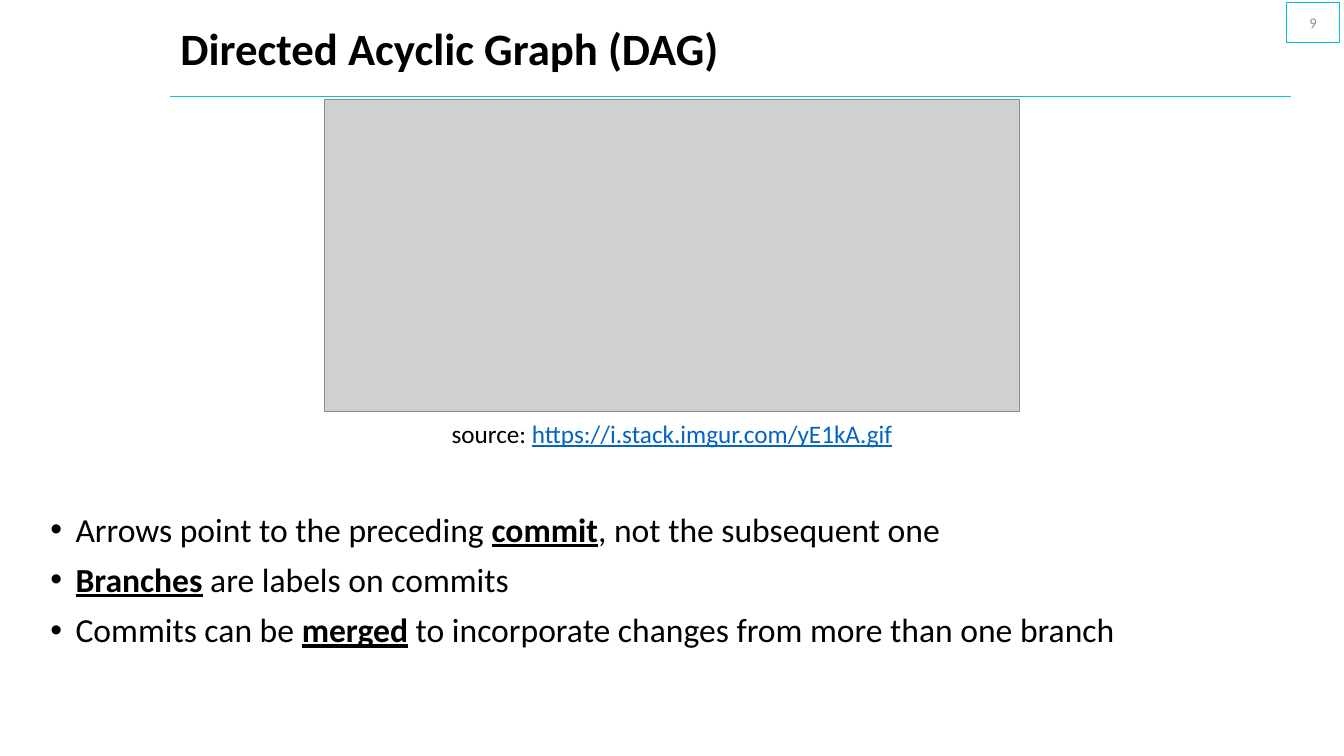
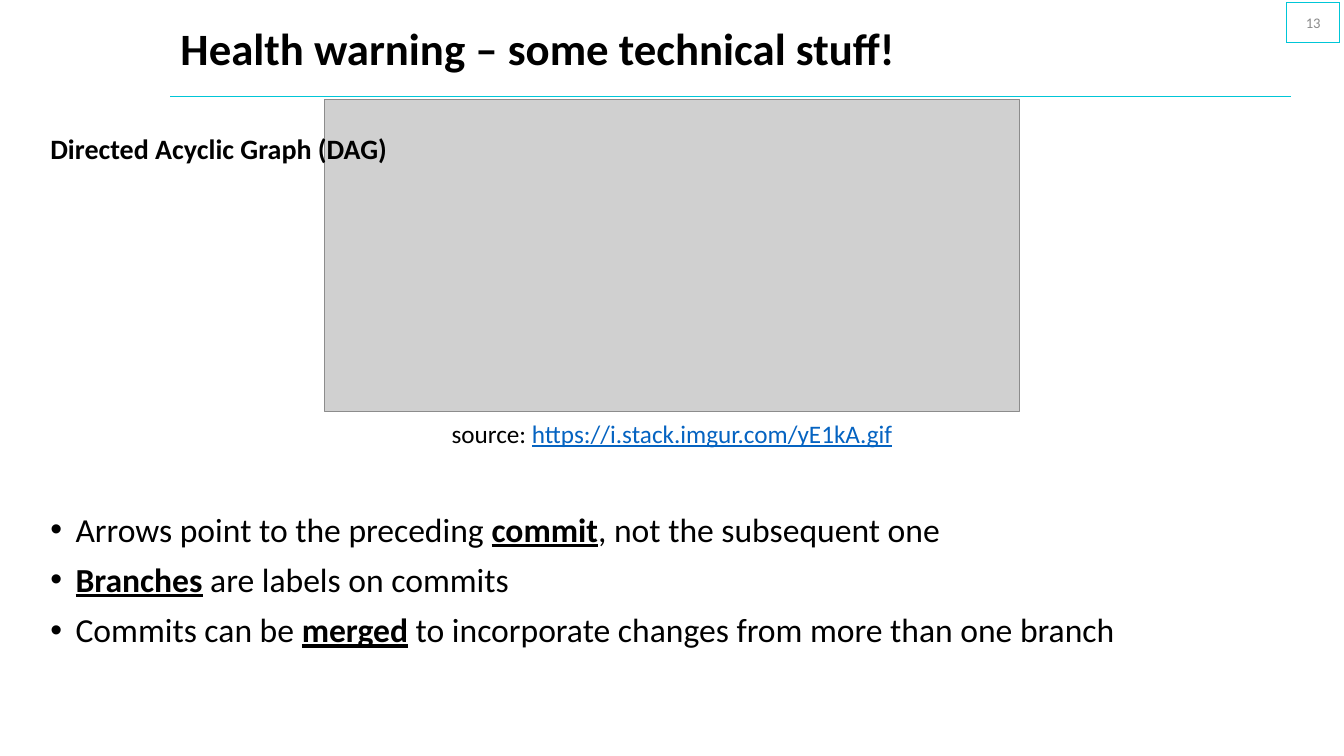
Before and after one commit to saidataanalytics/versioncontrol, a slide deck: slide 13 of SAI_Slides_Version_Control.pptx (slide 9 before the commit). Drawn at 1344x756 pixels with LibreOffice and Linux fonts; fonts in the diff are those of the drawing; grey boxes stand for pictures; background and template pictures are left out. Boxes give left, top, right and bottom in pixels: in the first picture for what was removed or moved away, otherwise in the second. Text is boxed around its words. In the diff, an @@ line names an element or a change of style, - is before the commit and + after.

```diff
--- a/SAI_Slides_Version_Control.pptx
+++ b/SAI_Slides_Version_Control.pptx
@@ page number at [1306,18,1321,28]: text changed @@
-9
+13
@@ title at [180,33,894,73]: text changed @@
-Directed Acyclic Graph (DAG)
+Health warning – some technical stuff!
@@ text added at [50,136,387,166], 20 pt, text #000000, bold @@
+Directed Acyclic Graph (DAG)
```
Also in this commit, not shown: 4 other slides changed, 7 slides added, 1 other file.
